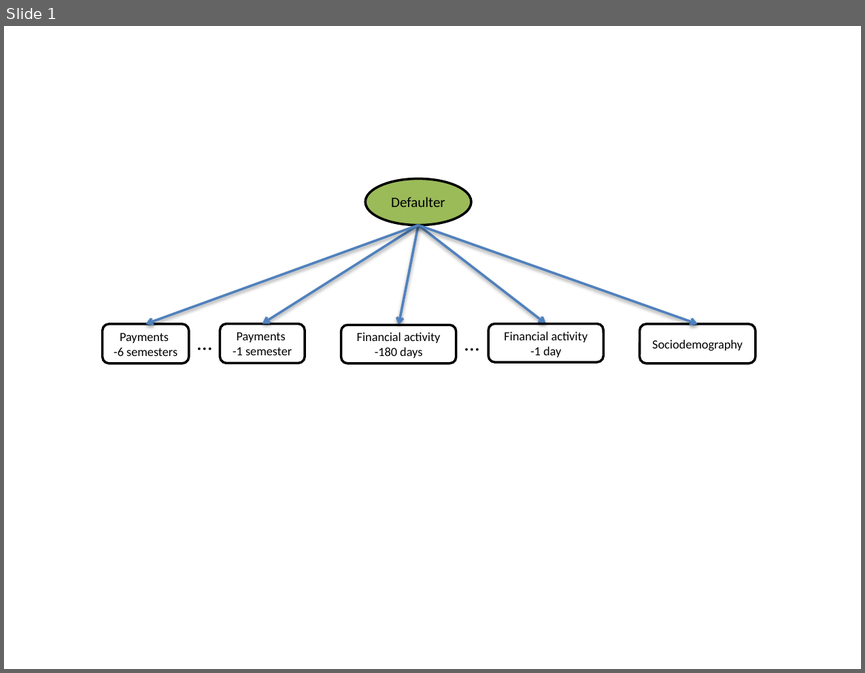
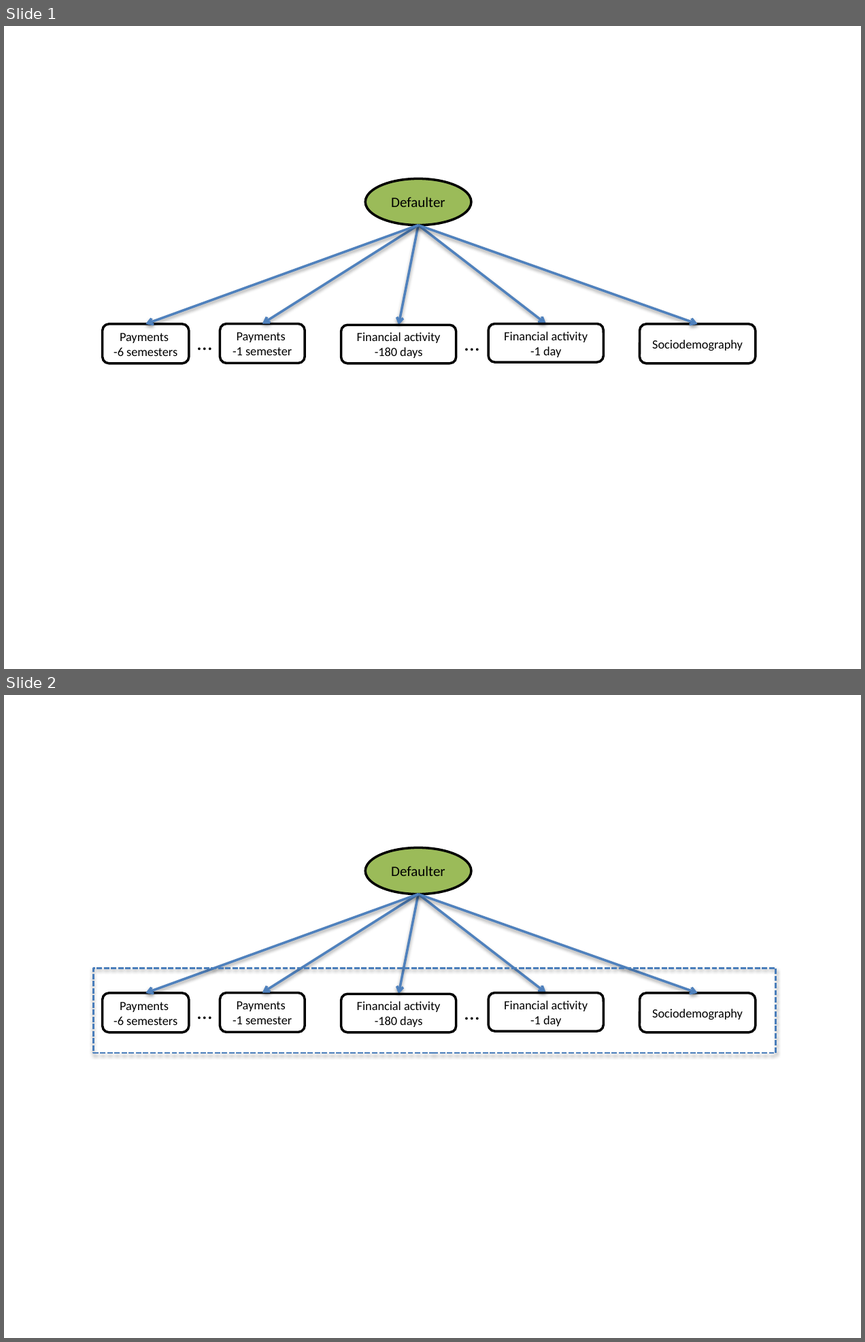
Before and after one commit to amidst/toolbox, a slide deck: doc/D2.1_AMIDSTModelingFramework/figures/CajaMarModelsBucket.pptx. Shown one above the other, each under a label of ours: slide 1 before the commit, slides 1 and 2 after it. The pictures are 865x673 and 865x1342 pixels, drawn with LibreOffice and Linux fonts; fonts in the diff are those of the drawing. Boxes give left, top, right and bottom in pixels: in the first picture for what was removed or moved away, otherwise in the second. Text is boxed around its words. In the diff, an @@ line names an element or a change of style, - is before the commit and + after.

```diff
--- a/doc/D2.1_AMIDSTModelingFramework/figures/CajaMarModelsBucket.pptx
+++ b/doc/D2.1_AMIDSTModelingFramework/figures/CajaMarModelsBucket.pptx
@@ slide 2 added at (4,695,861,1338), background #FFFFFF @@
@@ ellipse added at (366,847,472,894), fill #9BBB59, outline #000000 2 pt, 12 pt, text #000000 @@
+Defaulter
@@ arrow added from (418, 894) to (145, 993), #4F81BD 2 pt @@
@@ arrow added from (418, 894) to (262, 992), #4F81BD 2 pt @@
@@ arrow added from (418, 894) to (398, 994), #4F81BD 2 pt @@
@@ arrow added from (418, 894) to (545, 992), #4F81BD 2 pt @@
@@ arrow added from (418, 894) to (697, 993), #4F81BD 2 pt @@
@@ rectangle added at (93,968,776,1053), outline #4B7EBC 1.5 pt dashed @@
@@ rounded rectangle added at (103,993,189,1032), outline #000000 2 pt, 10.5 pt, text #000000 @@
+Payments
+-6 semesters
@@ text added at (189,994,222,1028), 18 pt, text #000000 @@
+…
@@ rounded rectangle added at (220,992,305,1032), outline #000000 2 pt, 10.5 pt, text #000000 @@
+Payments
+-1 semester
@@ rounded rectangle added at (341,994,456,1032), outline #000000 2 pt, 10.5 pt, text #000000 @@
+Financial activity -180 days
@@ text added at (456,994,489,1028), 18 pt, text #000000 @@
+…
@@ rounded rectangle added at (488,992,603,1031), outline #000000 2 pt, 10.5 pt, text #000000 @@
+Financial activity -1 day
@@ rounded rectangle added at (640,993,755,1032), outline #000000 2 pt, 10.5 pt, text #000000 @@
+Sociodemography
```
Also in this commit, not shown: 1 slide changed, 2 other files.
